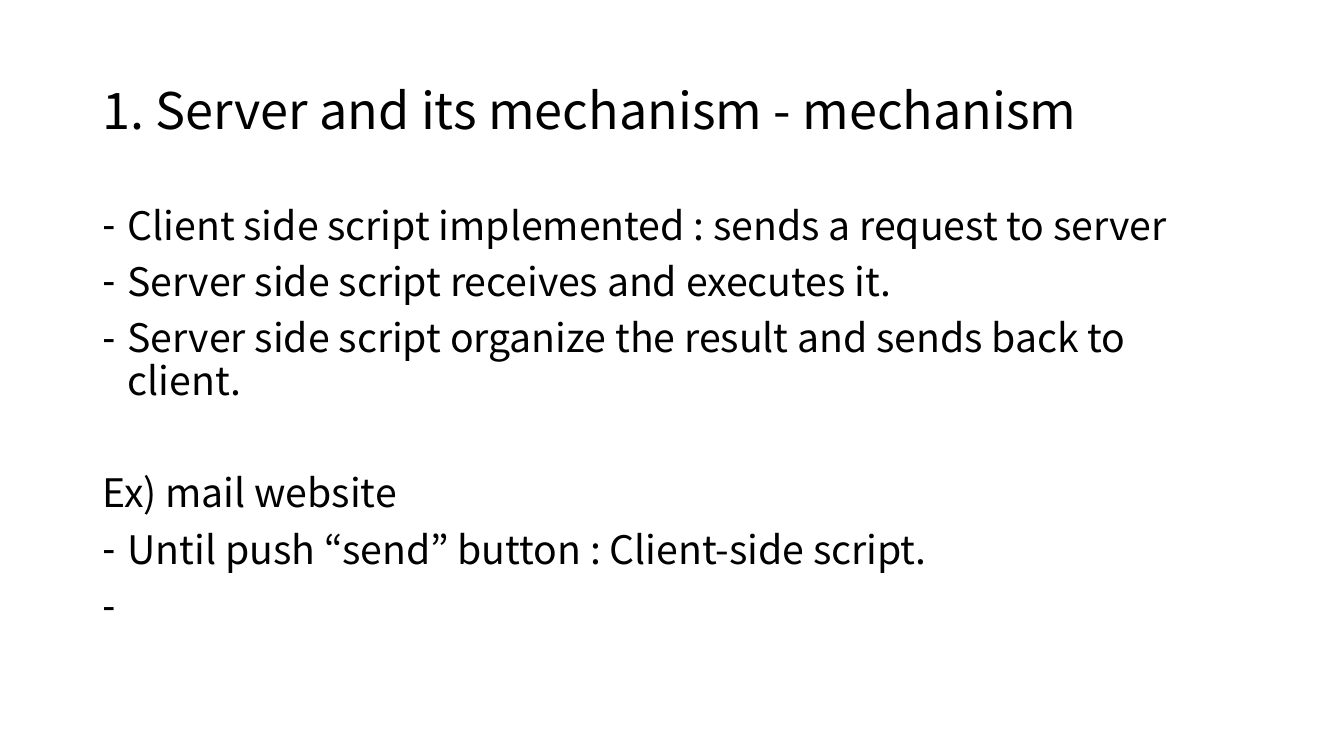
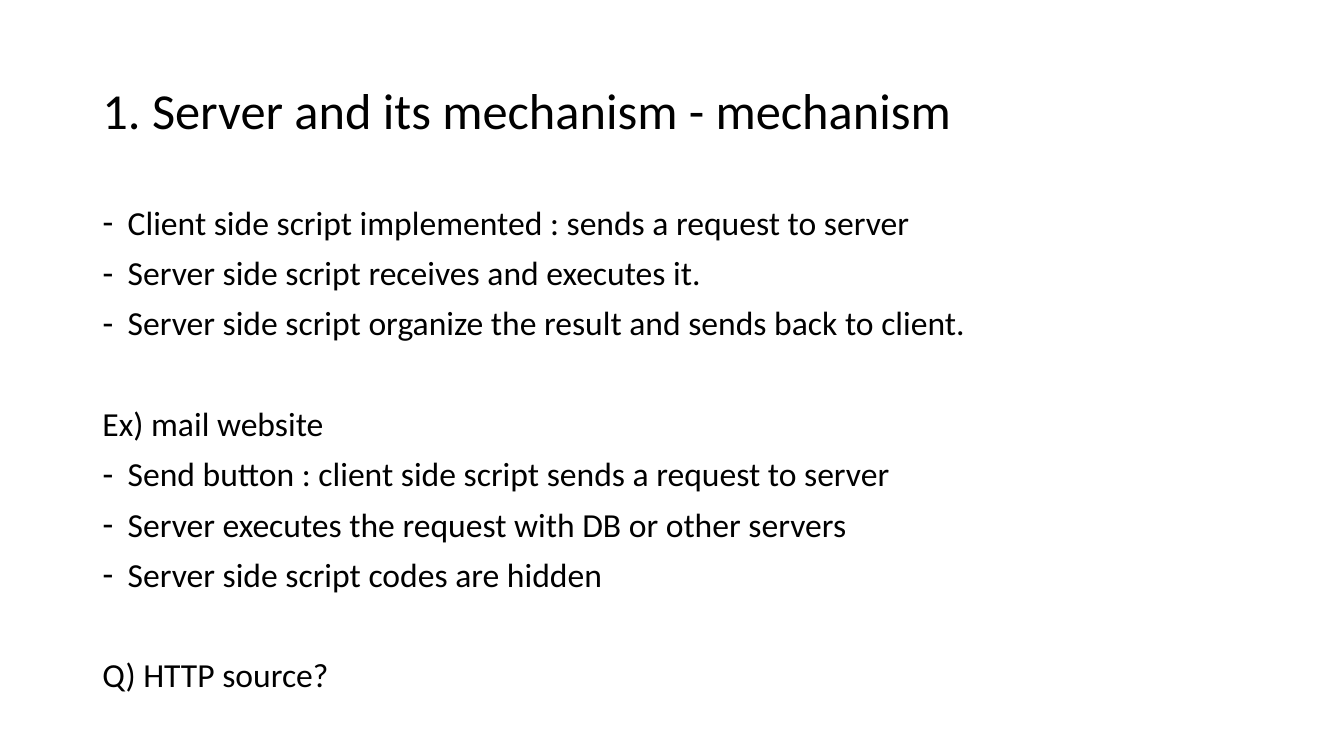
Before and after one commit to GanziDaeyong/self.seminar, a slide deck: slide 4 of SelfSeminar_2_ServerAndServerLanguage.pptx. Drawn at 1344x756 pixels with LibreOffice and Linux fonts; fonts in the diff are those of the drawing. Boxes give left, top, right and bottom in pixels: in the first picture for what was removed or moved away, otherwise in the second. Text is boxed around its words. In the diff, an @@ line names an element or a change of style, - is before the commit and + after.

```diff
--- a/SelfSeminar_2_ServerAndServerLanguage.pptx
+++ b/SelfSeminar_2_ServerAndServerLanguage.pptx
@@ title "1. Server and its mechanism ..." at (102, 94, 951, 130): font Noto Sans CJK KR to Calibri @@
@@ text at (102, 211, 964, 441): size 28 to 24 pt, font Noto Sans CJK KR to Calibri in "Client side script implemented : sends a ...", "Server side script receives and executes it.", "Server side script organize the result and ...", "Ex) mail website" @@
@@ text at (102, 462, 889, 692): text changed; size 28 to 24 pt; font Noto Sans CJK KR to Calibri @@
-– Until push “send” button : Client-side script.
+– Send button : client side script sends a request to server
+– Server executes the request with DB or other servers
+– Server side script codes are hidden
+Q) HTTP source?
```
Also in this commit, not shown: 3 other slides changed, 18 slides added, 5 slides removed, 2 other files.
